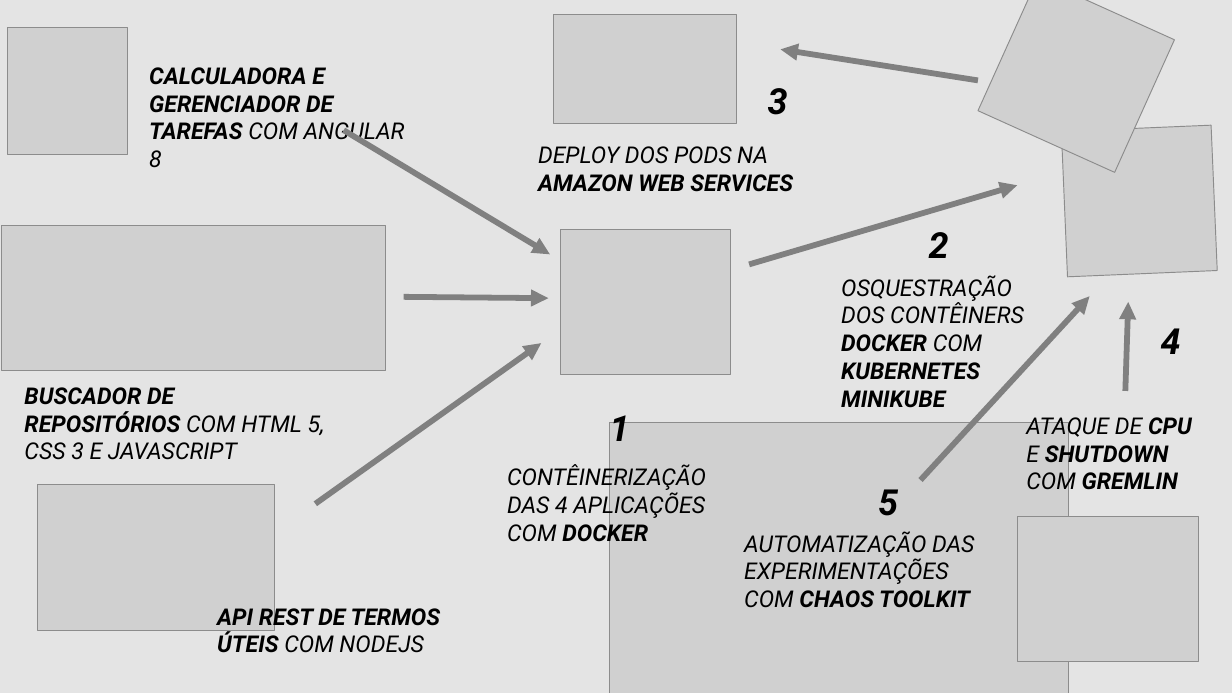
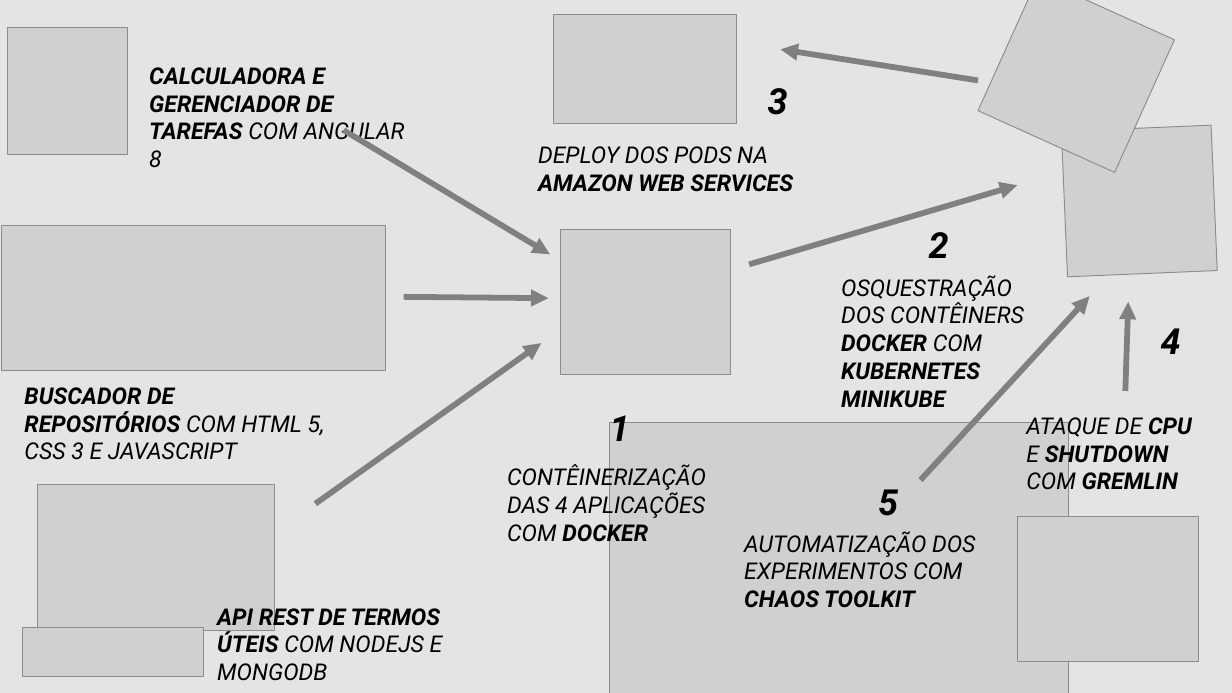
Before and after one commit to TCC-Chaos-Engineering/docs-chaos-engineering, a slide deck: slide 1 of docs/Diagrama Projeto Chaos.pptx. Drawn at 1232x693 pixels with LibreOffice and Linux fonts; fonts in the diff are those of the drawing; grey boxes stand for pictures. Boxes give left, top, right and bottom in pixels: in the first picture for what was removed or moved away, otherwise in the second. Text is boxed around its words. In the diff, an @@ line names an element or a change of style, - is before the commit and + after.

```diff
--- a/docs/Diagrama Projeto Chaos.pptx
+++ b/docs/Diagrama Projeto Chaos.pptx
@@ text at box(744, 531, 975, 608): text changed @@
-AUTOMATIZAÇÃO DAS EXPERIMENTAÇÕES COM CHAOS TOOLKIT
+AUTOMATIZAÇÃO DOS EXPERIMENTOS COM CHAOS TOOLKIT
@@ picture added at box(22, 628, 203, 677) @@
@@ text at box(217, 604, 443, 681): text changed @@
-API REST DE TERMOS ÚTEIS COM NODEJS
+API REST DE TERMOS ÚTEIS COM NODEJS E MONGODB
```
Also in this commit, not shown: 2 other files.
